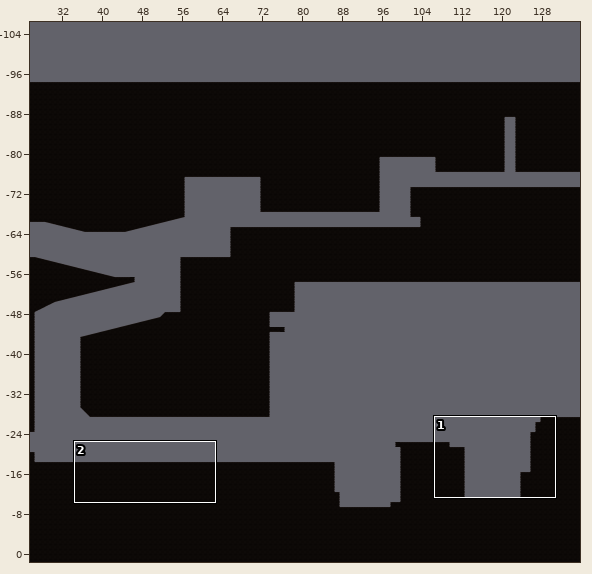
Tiled map -- Assets/Tiled/Level1TileMap/map1-2-1.tmx. Above: a wide view before the commit, with the close-up outlined.
Close-up. Before the edit:
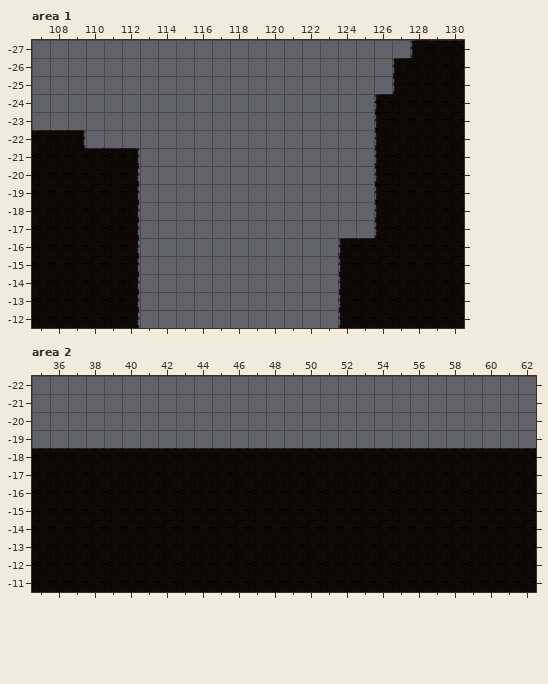
Cells are 256x256 px. Shown: area 1 x 107..130, y -27..-12; area 2 x 35..62, y -22..-11. The commit also changed other parts of the map, which this record leaves out.
The same view after the edit:
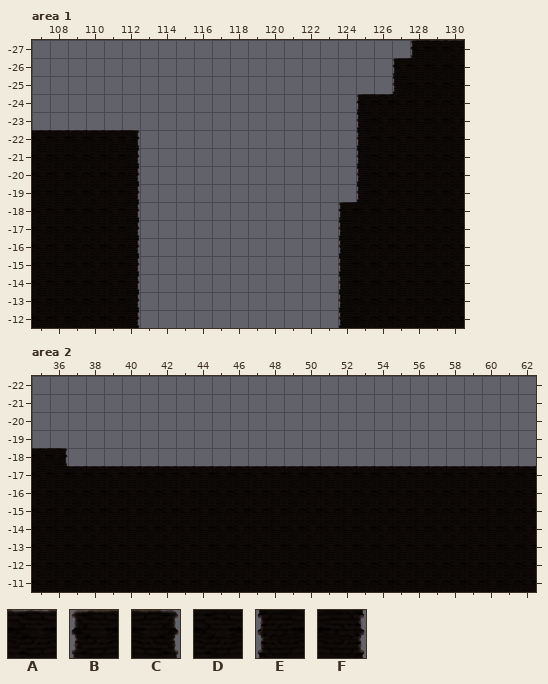
Key: from "Level1 Tileset": A 0, B 1, C 2, D 8, E 9, F 10.
_ is an empty cell.
From old to new:
Layer "ground", area 1:
y -24: x 125..126 _B -> BA
y -23: x 125..126 _E -> ED
y -22: x 109..112 C___ -> AAAC; x 125..126 _E -> ED
y -21: x 110..112 AAC -> DDF; x 125..126 _E -> ED
y -20..-19: x 125..126 _E -> ED
y -18: x 124..126 __E -> BDD
y -17: x 124..126 __E -> EDD
y -16: x 124..125 BA -> ED
Layer "ground", area 2:
y -18: x 36..62 AAAAAAAAAAAAAAAAAAAAAAAAAAA -> C__________________________
y -17: x 37..62 DDDDDDDDDDDDDDDDDDDDDDDDDD -> AAAAAAAAAAAAAAAAAAAAAAAAAA
Pixel boxes of the changes (left, top, right, bottom) in both close-ups:
changed: (338, 94, 390, 256)
changed: (69, 130, 140, 166)
changed: (51, 448, 536, 467)
